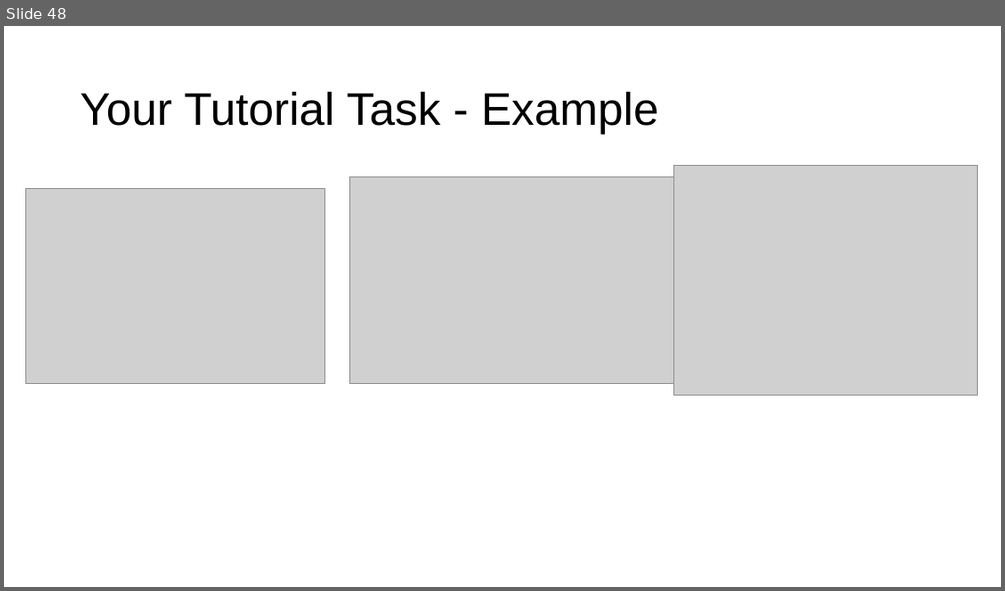
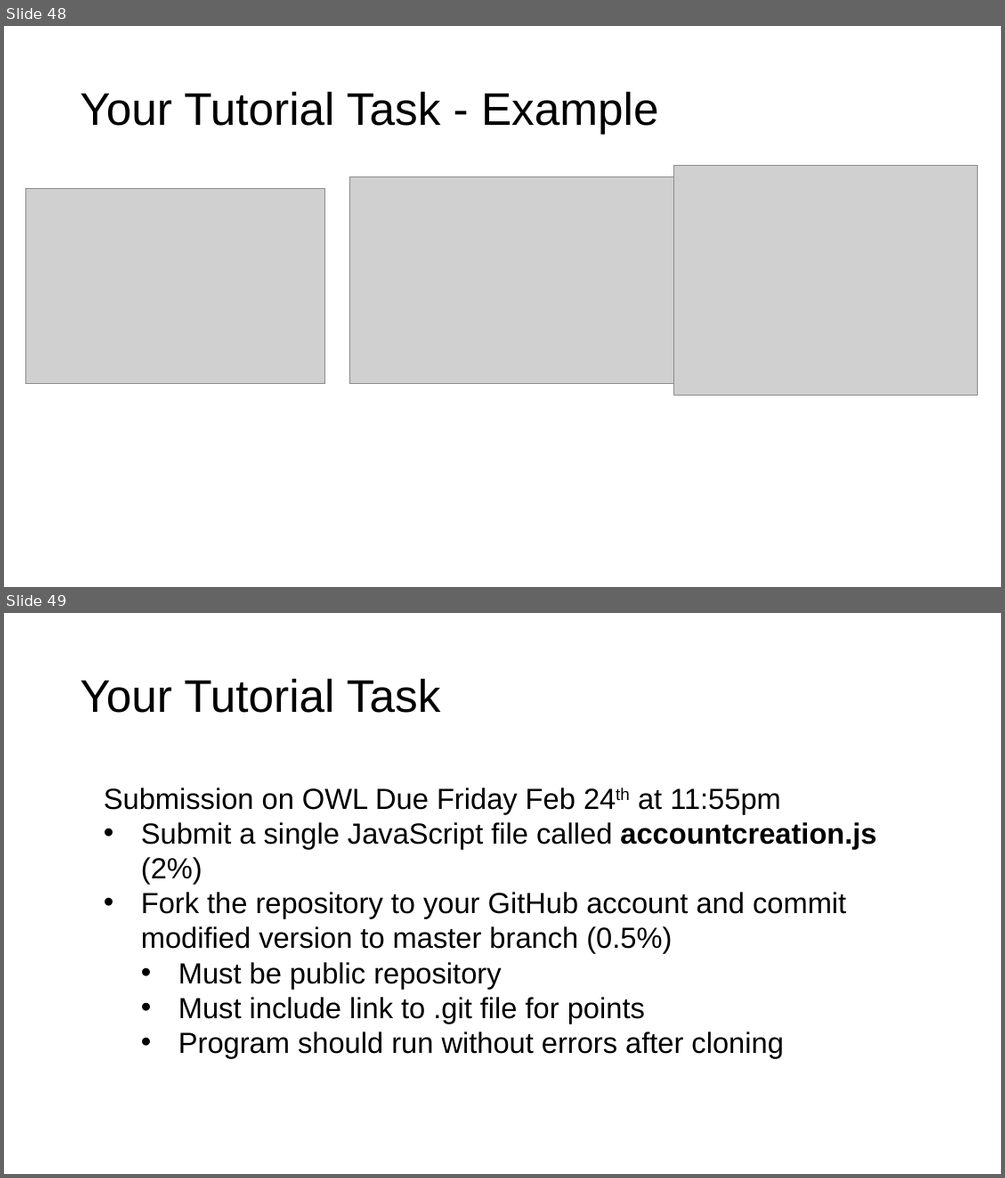
Before and after one commit to ethancjackson/CS2212B-2017, a slide deck: docs/resources/UI Tutorial - React.pptx. Shown one above the other, each under a label of ours: slide 48 before the commit, slides 48 and 49 after it. The pictures are 1005x591 and 1005x1178 pixels, drawn with LibreOffice and Linux fonts; fonts in the diff are those of the drawing; grey boxes stand for pictures. Boxes give left, top, right and bottom in pixels: in the first picture for what was removed or moved away, otherwise in the second. Text is boxed around its words. In the diff, an @@ line names an element or a change of style, - is before the commit and + after.

```diff
--- a/docs/resources/UI Tutorial - React.pptx
+++ b/docs/resources/UI Tutorial - React.pptx
@@ slide 49 added at (4,613,1001,1174), background #FFFFFF @@
@@ title added at (80,678,441,713), 44 pt, text #000000 @@
+Your Tutorial Task
@@ text added at (104,787,876,1058), 28 pt, text #000000 @@
+Submission on OWL Due Friday Feb 24th at 11:55pm
+• Submit a single JavaScript file called accountcreation.js (2%)
+• Fork the repository to your GitHub account and commit modified version to master branch (0.5%)
+  • Must be public repository
+  • Must include link to .git file for points
+  • Program should run without errors after cloning
```
Also in this commit, not shown: 1 other file.
